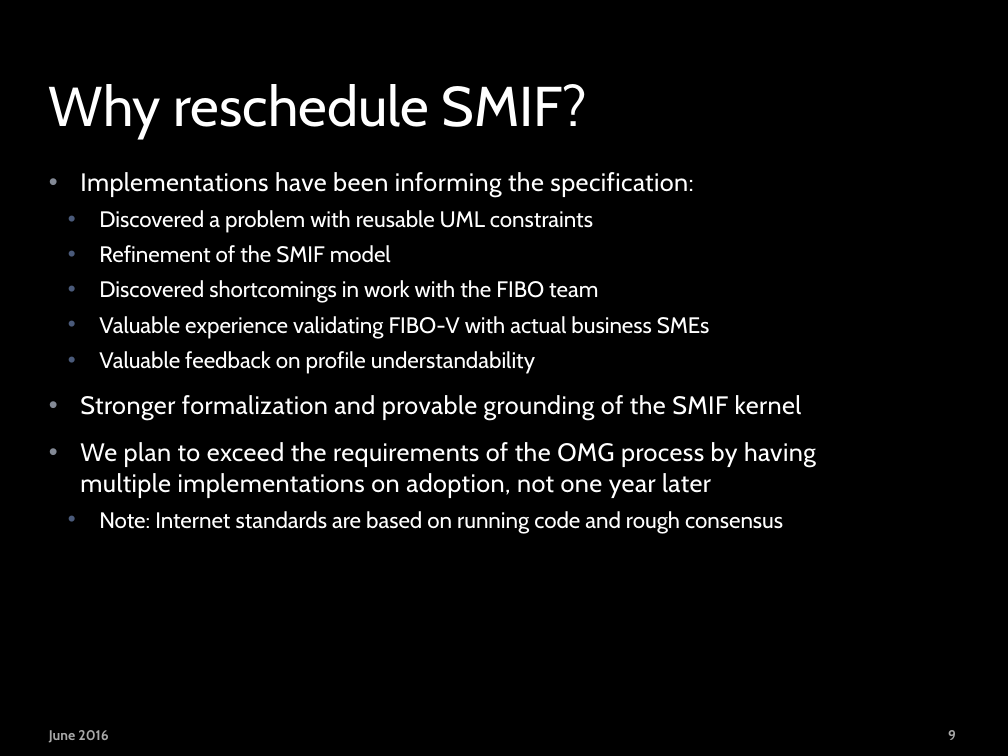
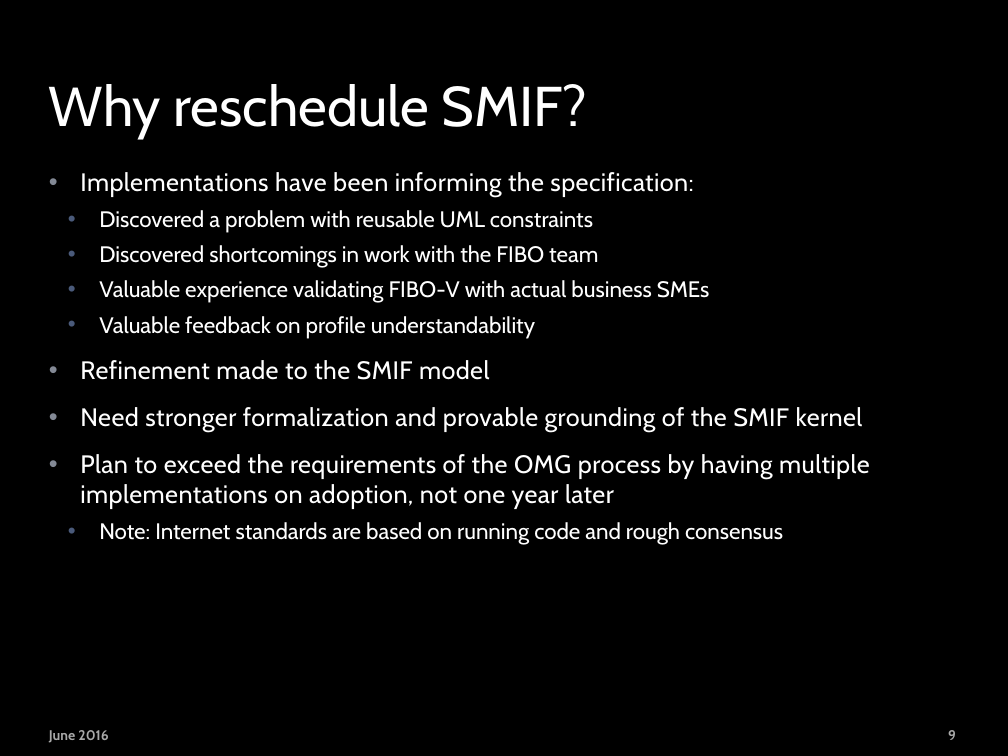
Before and after one commit to ModelDriven/SIMF, a slide deck: slide 9 of Presentations/SIMF_OMG_201709.pptx. Drawn at 1008x756 pixels with LibreOffice and Linux fonts; fonts in the diff are those of the drawing; background and template pictures are left out. Boxes give left, top, right and bottom in pixels: in the first picture for what was removed or moved away, otherwise in the second. Text is boxed around its words. In the diff, an @@ line names an element or a change of style, - is before the commit and + after.

```diff
--- a/Presentations/SIMF_OMG_201709.pptx
+++ b/Presentations/SIMF_OMG_201709.pptx
@@ text at [99, 245, 391, 263]: paragraph removed @@
-  • Refinement of the SMIF model
@@ text at [80, 360, 870, 509]: text changed @@
-• Stronger formalization and provable grounding of the SMIF kernel
-• We plan to exceed the requirements of the OMG process by having multiple implementations on adoption, not one year later
+• Refinement made to the SMIF model
+• Need stronger formalization and provable grounding of the SMIF kernel
+• Plan to exceed the requirements of the OMG process by having multiple implementations on adoption, not one year later
```
Also in this commit, not shown: 2 other slides changed.
